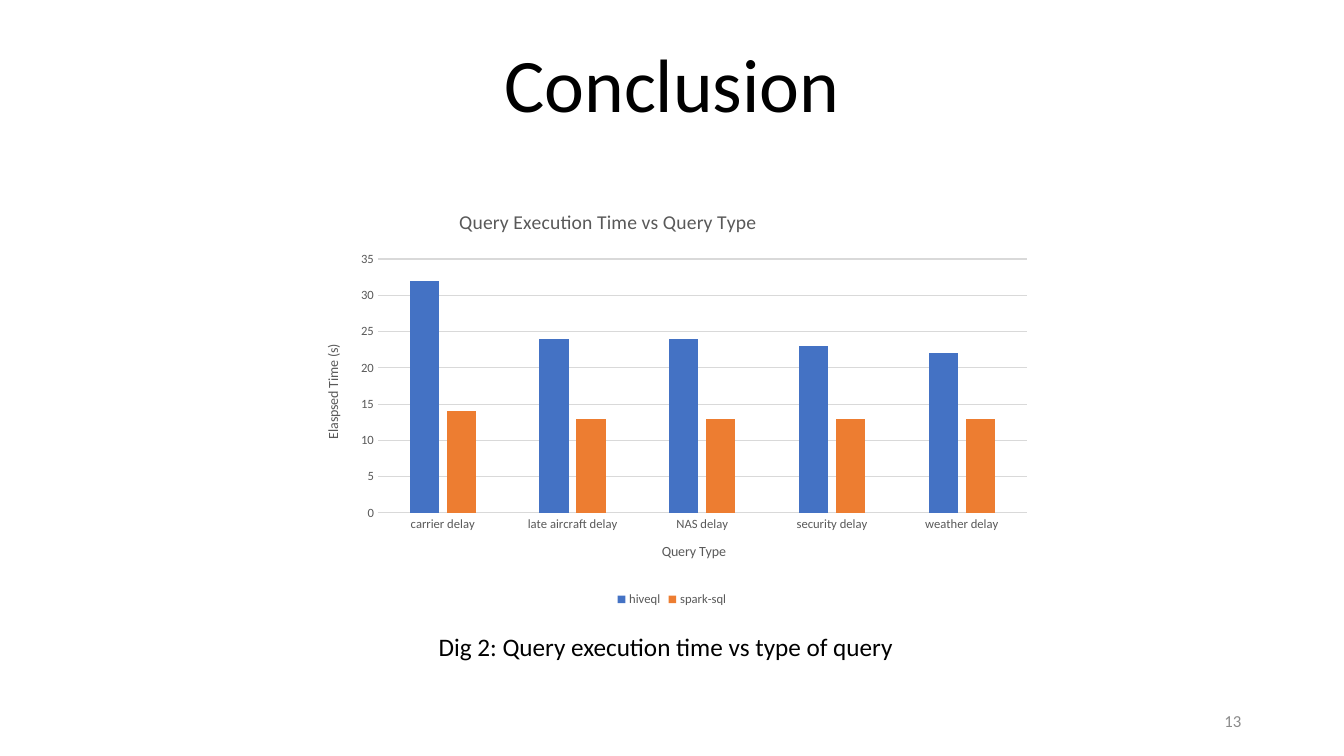
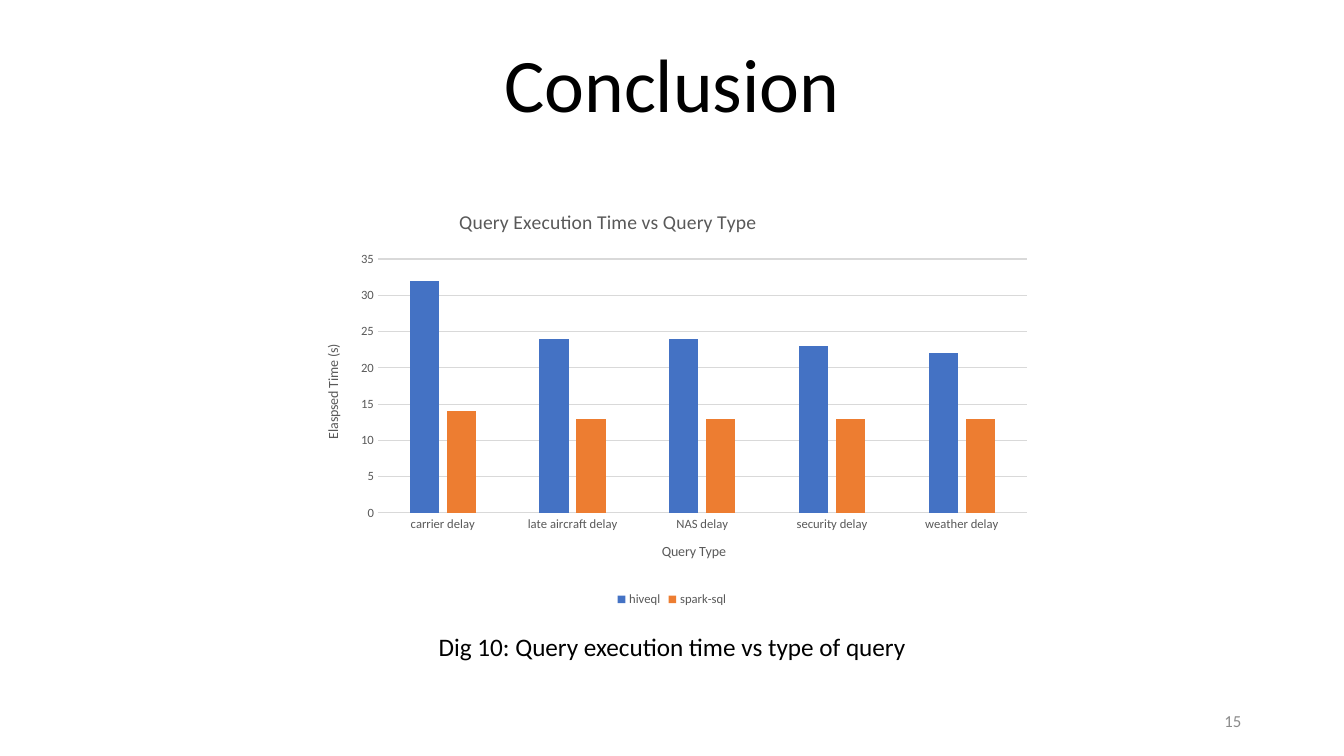
Before and after one commit to hashani26/UoM_MapReduce-vs-Spark, a slide deck: slide 15 of Demo/UOM_239327K.pptx (slide 13 before the commit). Drawn at 1344x756 pixels with LibreOffice and Linux fonts; fonts in the diff are those of the drawing. Boxes give left, top, right and bottom in pixels: in the first picture for what was removed or moved away, otherwise in the second. Text is boxed around its words. In the diff, an @@ line names an element or a change of style, - is before the commit and + after.

```diff
--- a/Demo/UOM_239327K.pptx
+++ b/Demo/UOM_239327K.pptx
@@ text at bbox=[439, 638, 905, 661]: text changed @@
-Dig 2: Query execution time vs type of query
+Dig 10: Query execution time vs type of query
@@ page number at bbox=[1224, 716, 1241, 727]: text changed @@
-13
+15
```
Also in this commit, not shown: 5 other slides changed, 2 slides added.
